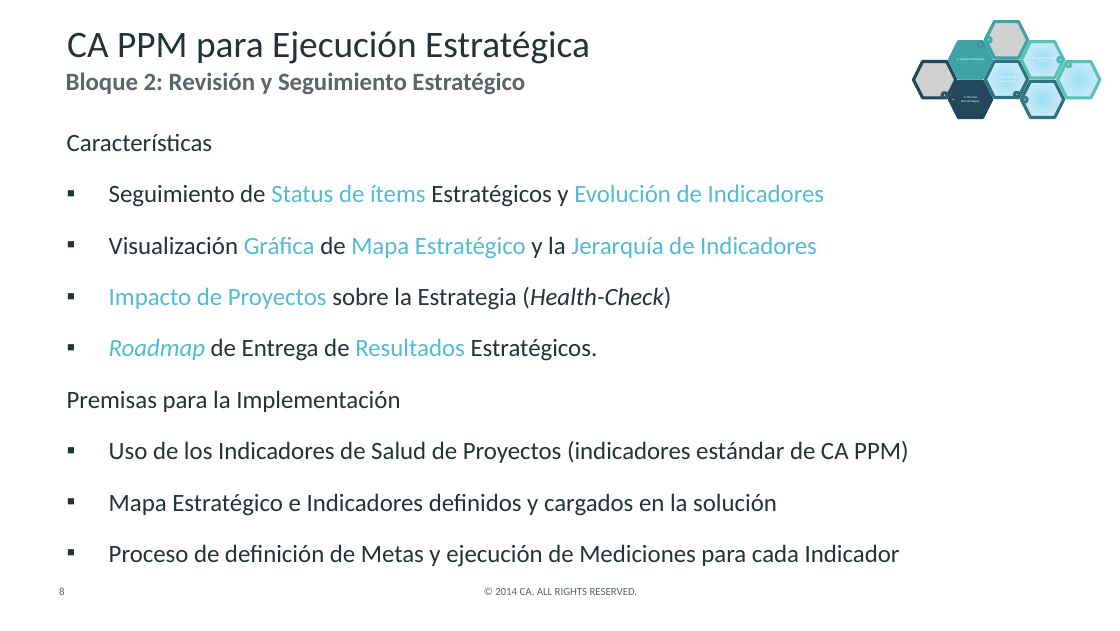
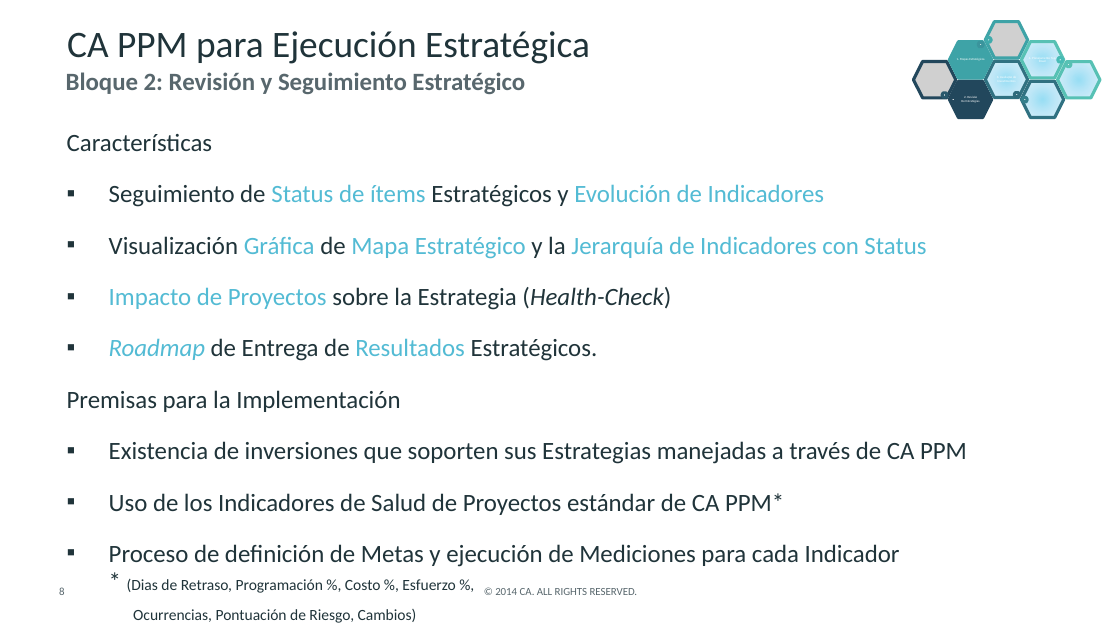
Before and after one commit to CALATAMITBMCOE/Strategic-Alignment, a slide deck: slide 8 of Documentation/CA PPM for Strategic Planning and Execution_ES.pptx. Drawn at 1120x631 pixels with LibreOffice and Linux fonts; fonts in the diff are those of the drawing; grey boxes stand for pictures; background and template pictures are left out. Boxes give left, top, right and bottom in pixels: in the first picture for what was removed or moved away, otherwise in the second. Text is boxed around its words. In the diff, an @@ line names an element or a change of style, - is before the commit and + after.

```diff
--- a/Documentation/CA PPM for Strategic Planning and Execution_ES.pptx
+++ b/Documentation/CA PPM for Strategic Planning and Execution_ES.pptx
@@ text at [109,236,926,259]: text changed @@
-▪ Visualización Gráfica de Mapa Estratégico y la Jerarquía de Indicadores
+▪ Visualización Gráfica de Mapa Estratégico y la Jerarquía de Indicadores con Status
@@ text at [109,441,967,623]: text changed @@
-▪ Uso de los Indicadores de Salud de Proyectos (indicadores estándar de CA PPM)
-▪ Mapa Estratégico e Indicadores definidos y cargados en la solución
-▪ Proceso de definición de Metas y ejecución de Mediciones para cada Indicador
+▪ Existencia de inversiones que soporten sus Estrategias manejadas a través de CA PPM
+▪ Uso de los Indicadores de Salud de Proyectos estándar de CA PPM*
+▪ Proceso de definición de Metas y ejecución de Mediciones para cada Indicador
+  * (Dias de Retraso, Programación %, Costo %, Esfuerzo %,
+  Ocurrencias, Pontuación de Riesgo, Cambios)
```
Also in this commit, not shown: 1 other slide changed, 5 other files.
